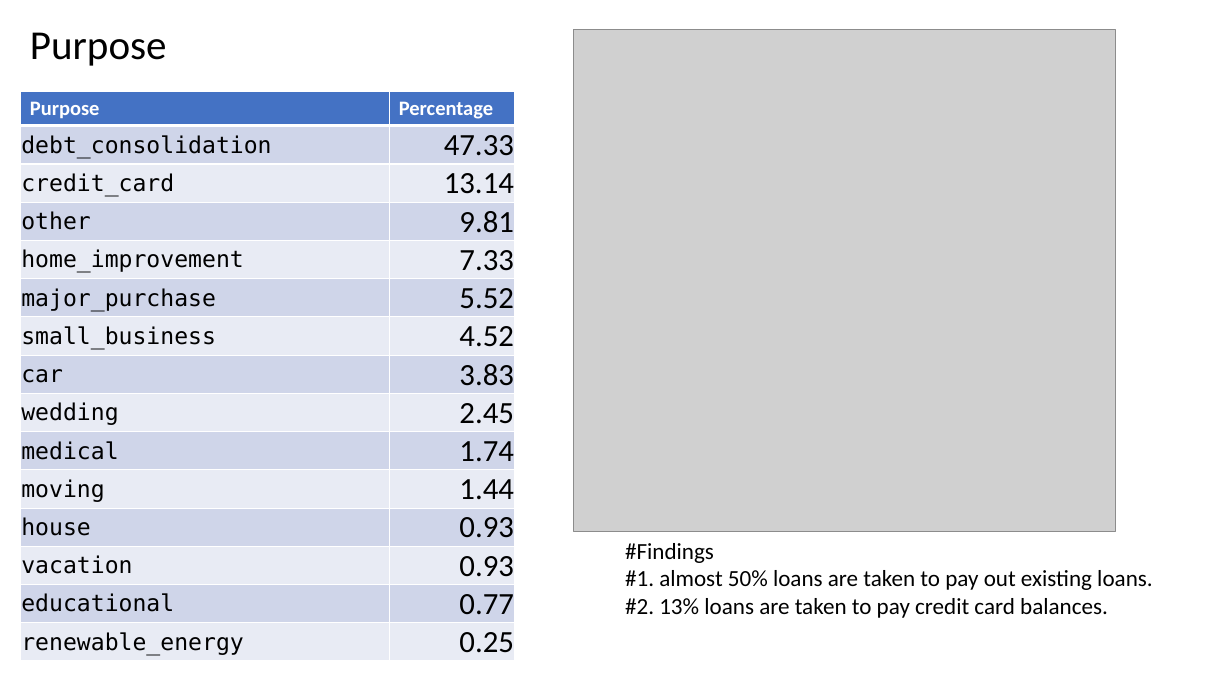
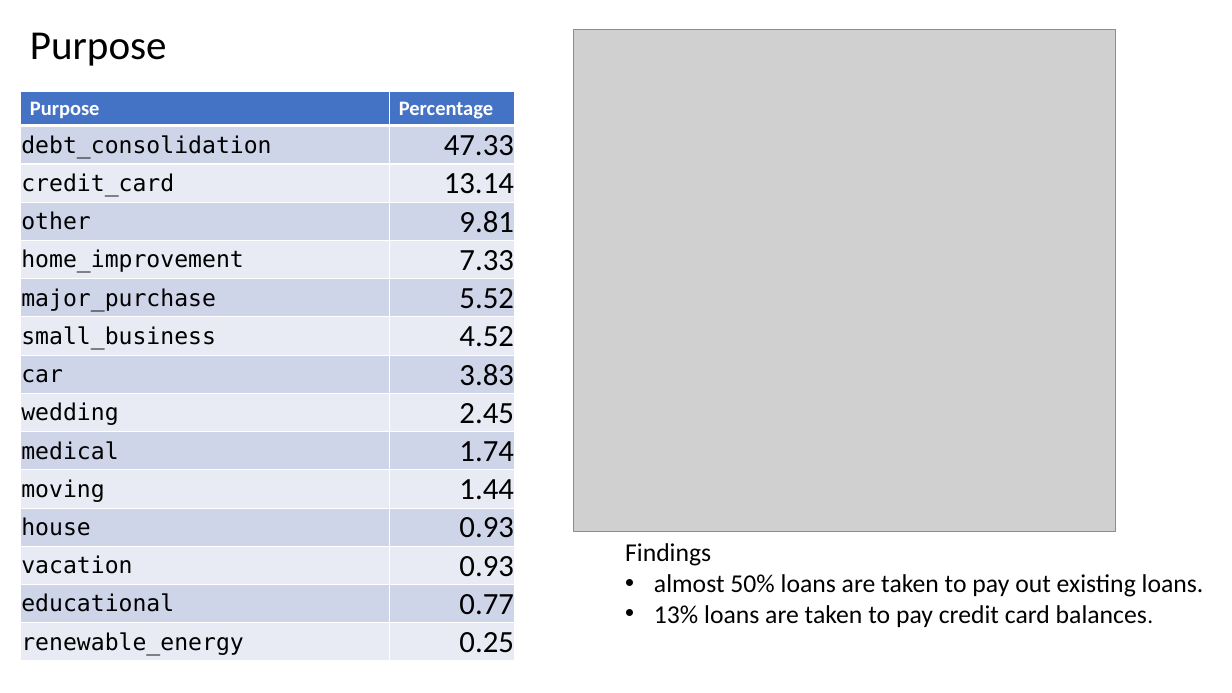
Before and after one commit to Jithendrian/MLProjects, a slide deck: slide 16 of Assignment_CaseStudy/LendingClubCaseStudy/Lending_Club_Case_Study.pptx. Drawn at 1232x693 pixels with LibreOffice and Linux fonts; fonts in the diff are those of the drawing; grey boxes stand for pictures. Boxes give left, top, right and bottom in pixels: in the first picture for what was removed or moved away, otherwise in the second. Text is boxed around its words. In the diff, an @@ line names an element or a change of style, - is before the commit and + after.

```diff
--- a/Assignment_CaseStudy/LendingClubCaseStudy/Lending_Club_Case_Study.pptx
+++ b/Assignment_CaseStudy/LendingClubCaseStudy/Lending_Club_Case_Study.pptx
@@ text at <box>625,543,1204,627</box>: text changed; size 18 to 20 pt @@
-#Findings
-#1. almost 50% loans are taken to pay out existing loans.
-#2. 13% loans are taken to pay credit card balances.
+Findings
+• almost 50% loans are taken to pay out existing loans.
+• 13% loans are taken to pay credit card balances.
```
Also in this commit, not shown: 17 other slides changed.
